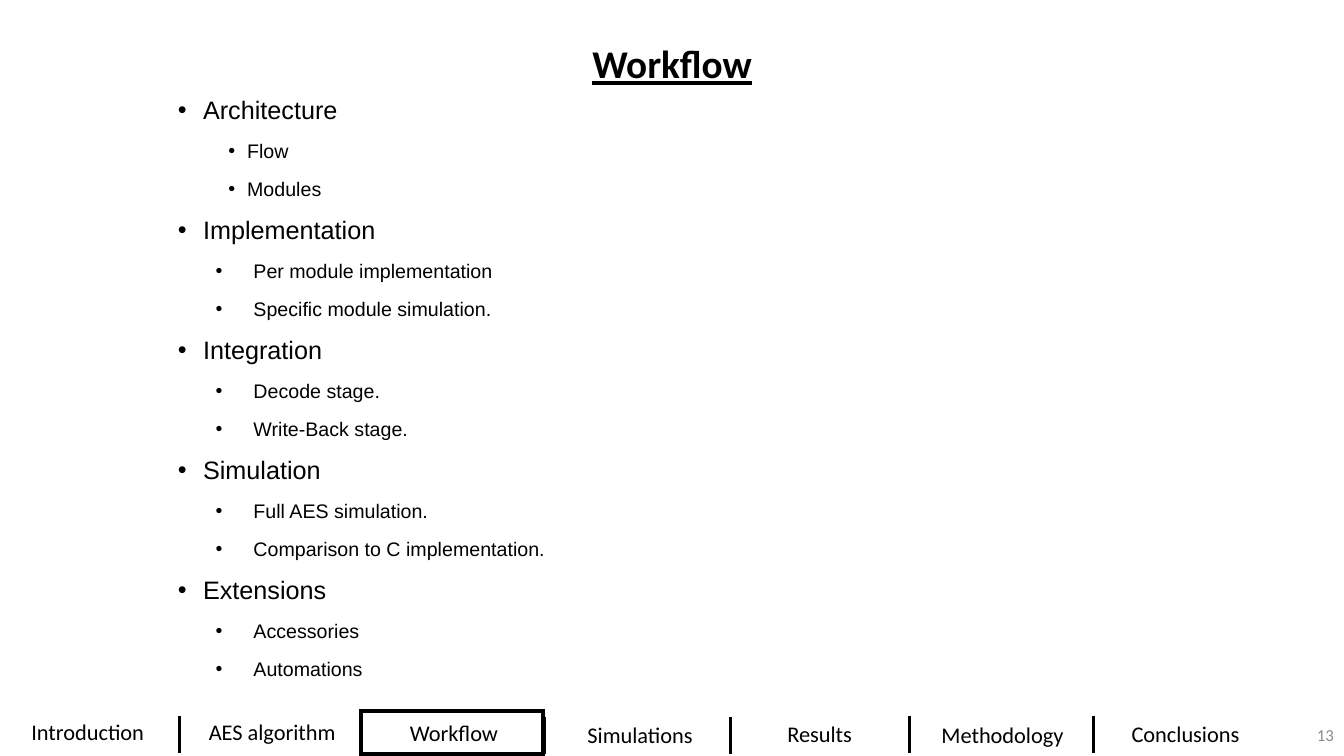
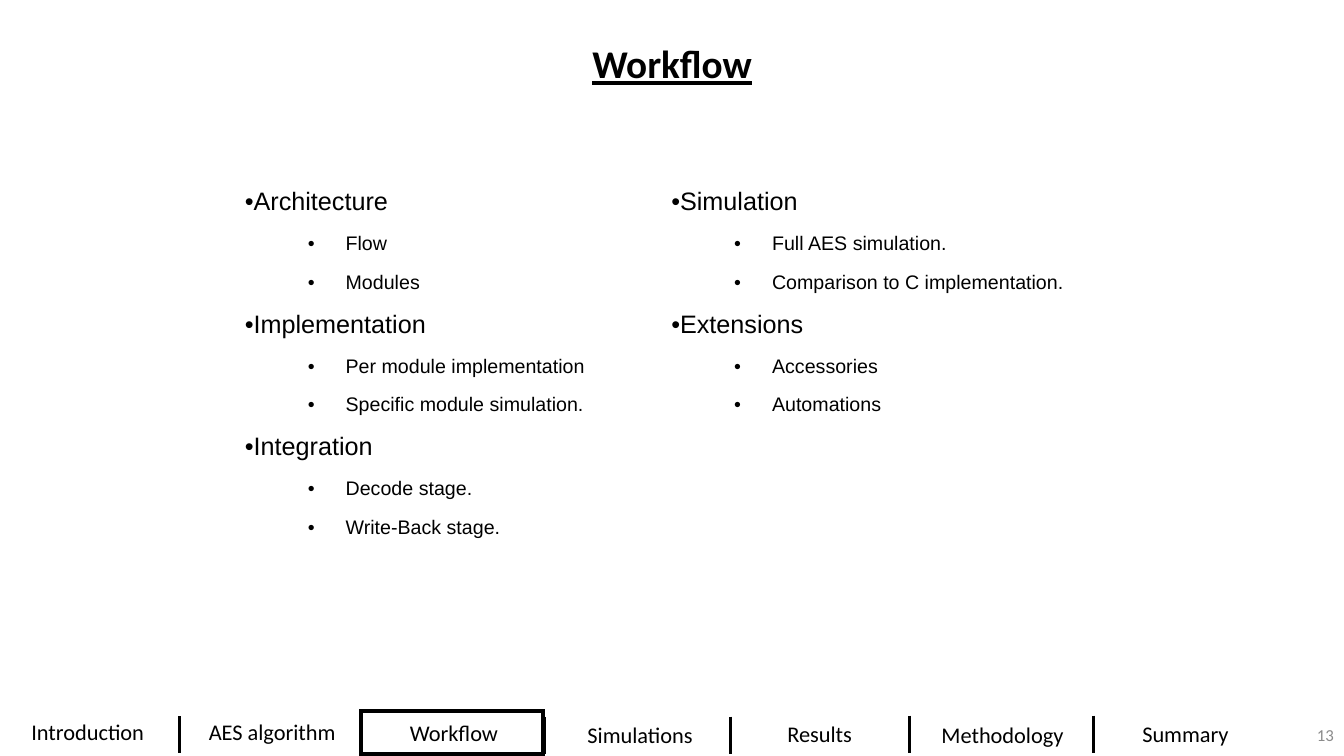
Before and after one commit to DavidDanD/PULPenix_AES, a slide deck: slide 13 of David and Dolev - Final Presentation5.pptx. Drawn at 1344x756 pixels with LibreOffice and Linux fonts; fonts in the diff are those of the drawing; background and template pictures are left out. Boxes give left, top, right and bottom in pixels: in the first picture for what was removed or moved away, otherwise in the second. Text is boxed around its words. In the diff, an @@ line names an element or a change of style, - is before the commit and + after.

```diff
--- a/David and Dolev - Final Presentation5.pptx
+++ b/David and Dolev - Final Presentation5.pptx
@@ text removed at (203, 100, 545, 677) @@
-• Architecture
-  • Flow
-  • Modules
-• Implementation
-  • Per module implementation
-  • Specific module simulation.
-• Integration
-  • Decode stage.
-  • Write-Back stage.
-• Simulation
-  • Full AES simulation.
-  • Comparison to C implementation.
-• Extensions
-  • Accessories
-  • Automations
@@ table added at (235, 182, 1109, 616), 1 rows, 2 columns @@
+Architecture / Flow / Modules / Implementation / Per module implementation / Specific module simulation. / Integration / Decode stage. / Write-Back stage. | Simulation / Full AES simulation. / Comparison to C implementation. / Extensions / Accessories / Automations
@@ text at (1142, 727, 1228, 746): text changed @@
-Conclusions
+Summary
```
Also in this commit, not shown: 32 other slides changed, 1 slide added, 1 slide removed, 1 other file.
